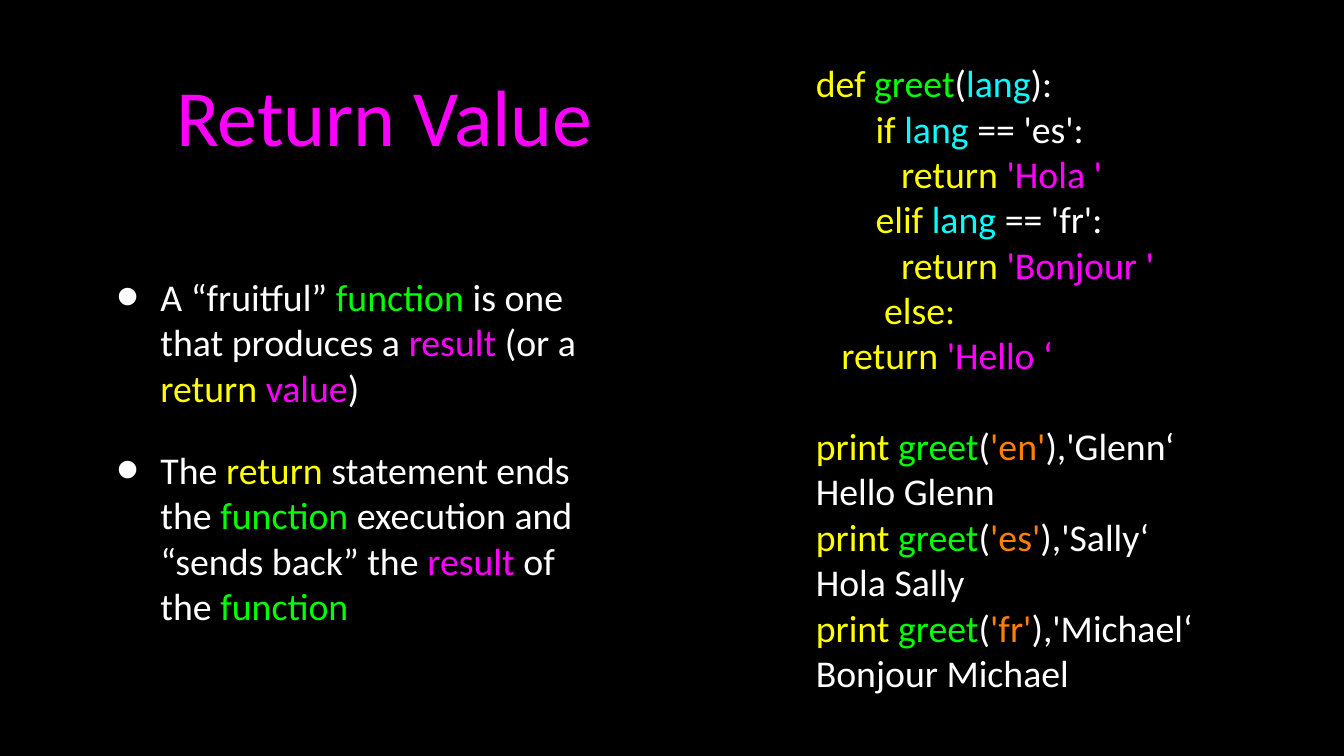
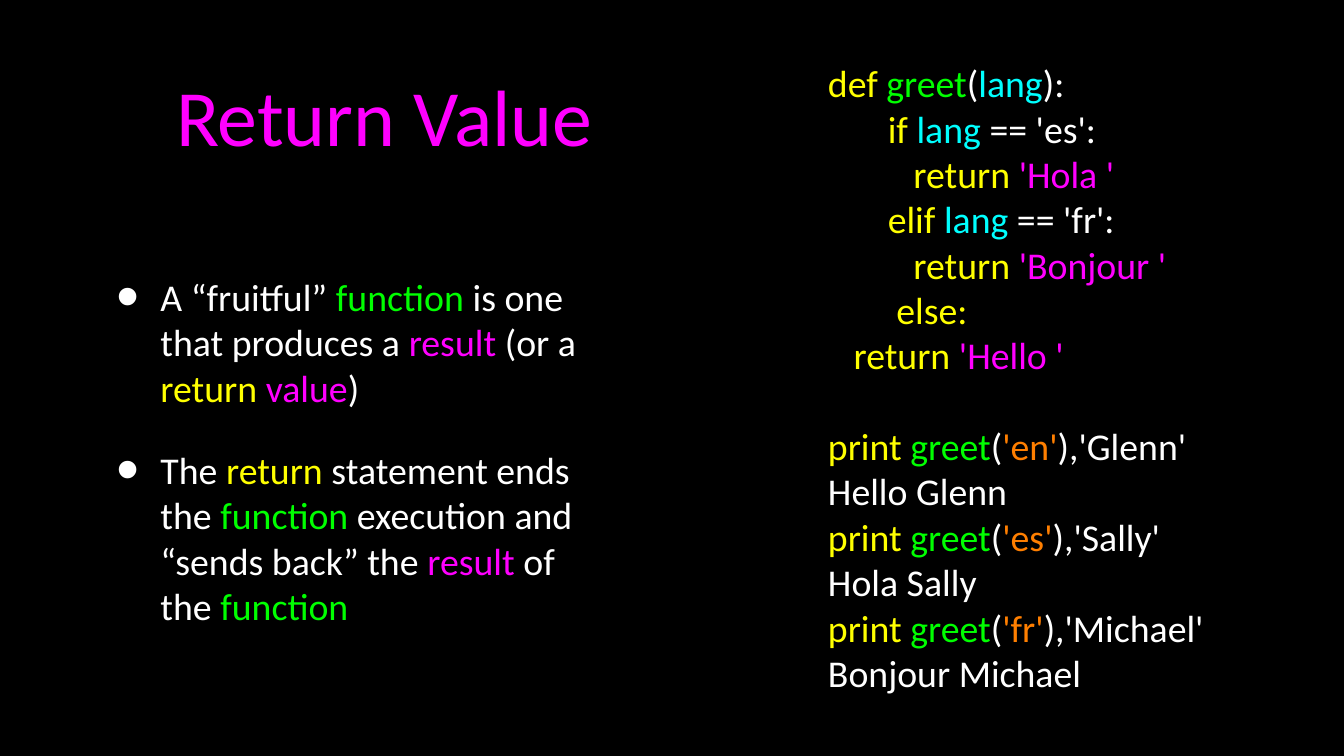
Before and after one commit to jalexander1/Python_Course_Slideware, a slide deck: slide 17 of PythonCourse_04_Functions.ppt. Drawn at 1344x756 pixels with LibreOffice and Linux fonts; fonts in the diff are those of the drawing. Boxes give left, top, right and bottom in pixels: in the first picture for what was removed or moved away, otherwise in the second. Text is boxed around its words. In the diff, an @@ line names an element or a change of style, - is before the commit and + after.

```diff
--- a/PythonCourse_04_Functions.ppt
+++ b/PythonCourse_04_Functions.ppt
@@ text "def greet(lang):": place and size @@
-text "def greet(lang):" at [816,69,1192,694]
+text "def greet(lang):" at [828,69,1203,694]
@@ text at [828,342,1186,467]: text changed @@
-return 'Hello ‘
-print greet('en'),'Glenn‘
+return 'Hello '
+print greet('en'),'Glenn'
@@ text at [828,523,1160,558]: text changed @@
-print greet('es'),'Sally‘
+print greet('es'),'Sally'
@@ text at [828,614,1203,649]: text changed @@
-print greet('fr'),'Michael‘
+print greet('fr'),'Michael'
```
Also in this commit, not shown: 3 other slides changed, 1 slide removed, 6 other files.
